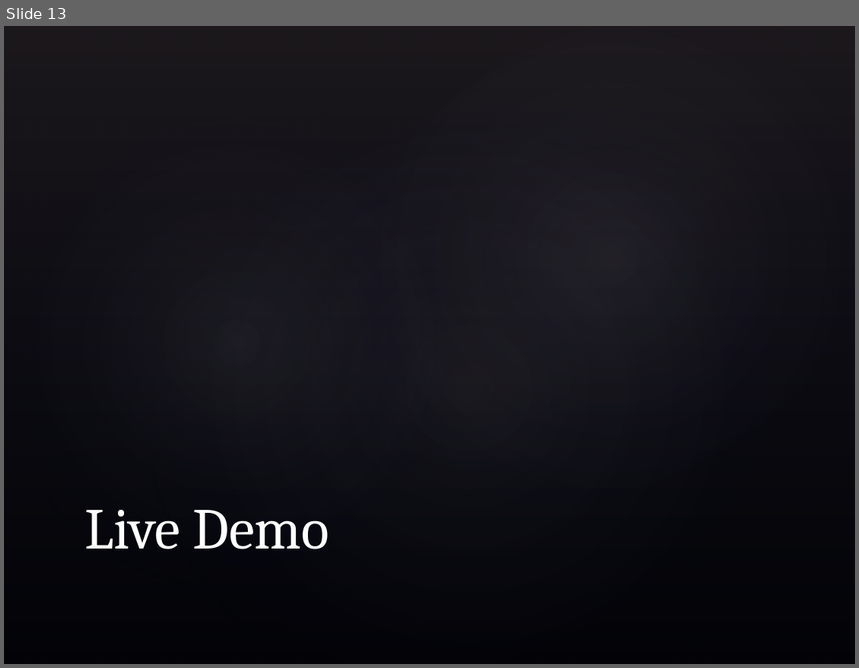
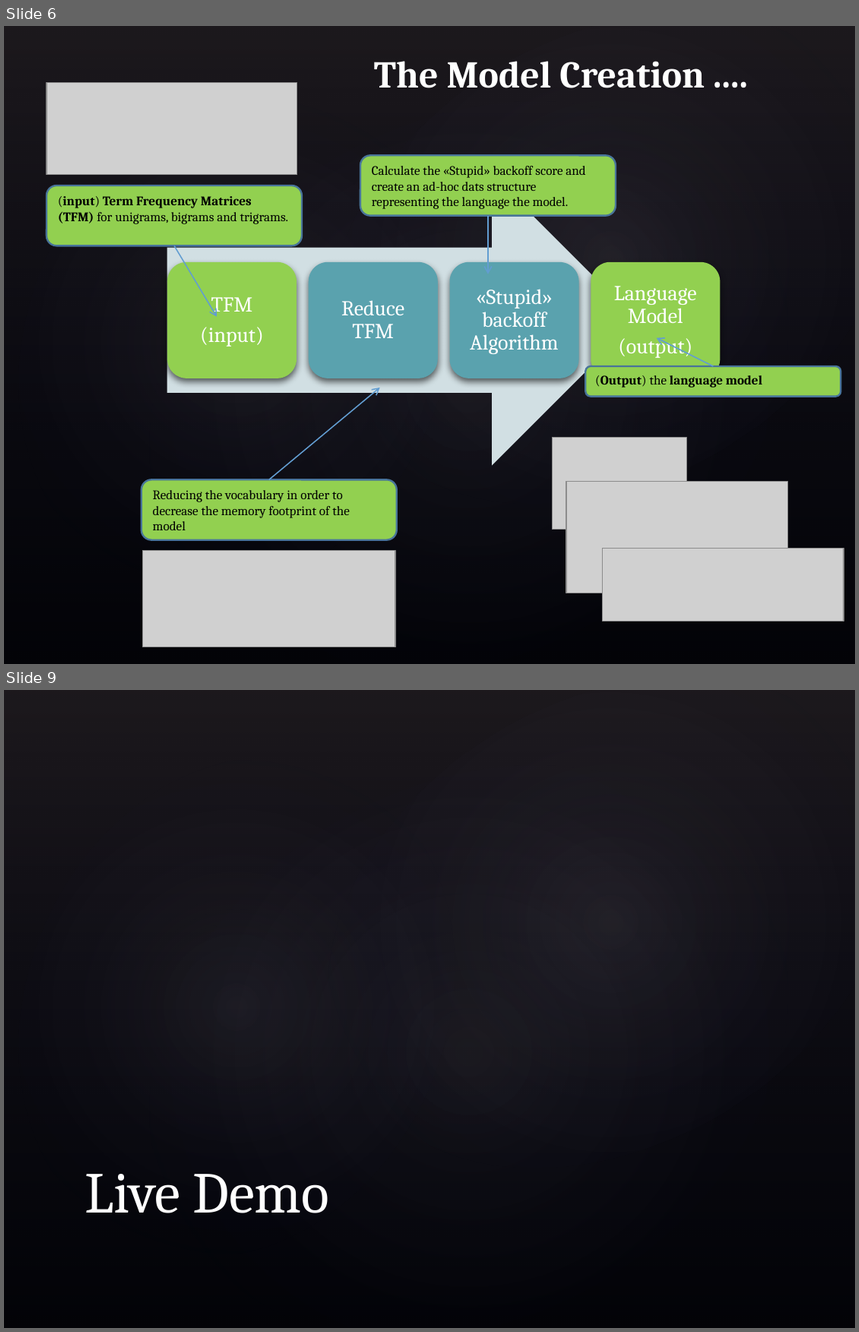
Before and after one commit to pparacch/CapstoneProjectDataScienceSpecialization, a slide deck: notes/lessonLearned.pptx. Shown one above the other, each under a label of ours: slide 13 before the commit, slides 6 and 9 after it; the slides between them are not shown. The pictures are 859x668 and 859x1332 pixels, drawn with LibreOffice and Linux fonts; fonts in the diff are those of the drawing; grey boxes stand for pictures; background and template pictures are left out. Boxes give left, top, right and bottom in pixels: in the first picture for what was removed or moved away, otherwise in the second. Text is boxed around its words. In the diff, an @@ line names an element or a change of style, - is before the commit and + after.

```diff
--- a/notes/lessonLearned.pptx
+++ b/notes/lessonLearned.pptx
@@ slide 6 added at [4, 26, 855, 664], background picture (left out); not listed: 4 template elements that a slide beside it also shows @@
@@ text added at [374, 61, 705, 88], 32 pt, text #FFFFFF, bold @@
+The Model Creation ....
@@ picture added at [47, 83, 297, 175] @@
@@ rounded rectangle added at [360, 155, 616, 216], fill #92D050, outline #49749B 1.5 pt, 11 pt, text #000000 @@
+Calculate the «Stupid» backoff score and create an ad-hoc dats structure representing the language the model.
@@ rounded rectangle added at [47, 186, 302, 246], fill #92D050, outline #49749B 1.5 pt, 11 pt, text #000000 @@
+(input) Term Frequency Matrices (TFM) for unigrams, bigrams and trigrams.
@@ arrow added from (488, 216) to (488, 275), #629DD1 1 pt @@
@@ arrow added from (174, 246) to (217, 317), #629DD1 1 pt @@
@@ group added at [167, 175, 721, 466]: 4 rounded rectangles, 4 texts, 1 right arrow @@
+TFM
+(input)
+Reduce TFM
+«Stupid» backoff Algorithm
+Language Model
+(output)
@@ arrow added from (713, 366) to (657, 338), #629DD1 1 pt @@
@@ rounded rectangle added at [585, 366, 841, 396], fill #92D050, outline #49749B 1.5 pt, 11 pt, text #000000, bold @@
+(Output) the language model
@@ arrow added from (268, 480) to (380, 388), #629DD1 1 pt @@
@@ picture added at [552, 437, 686, 529] @@
@@ rounded rectangle added at [141, 480, 396, 540], fill #92D050, outline #49749B 1.5 pt, 11 pt, text #000000 @@
+Reducing the vocabulary in order to decrease the memory footprint of the model
@@ picture added at [566, 481, 788, 594] @@
@@ picture added at [602, 549, 843, 622] @@
@@ picture added at [143, 551, 395, 648] @@
@@ what was slide 13 is now slide 9 @@
```
Also in this commit, not shown: 6 slides changed, 3 other slides added, 2 other files.
